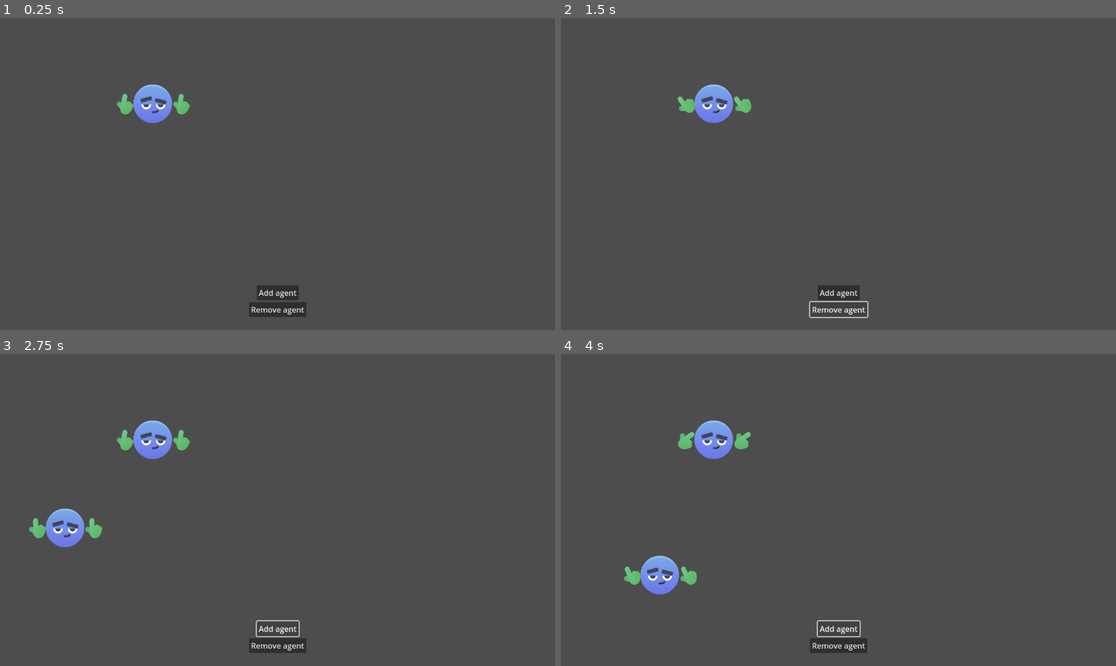
Above: before the commit, frames 1-4 (two rows, left to right).
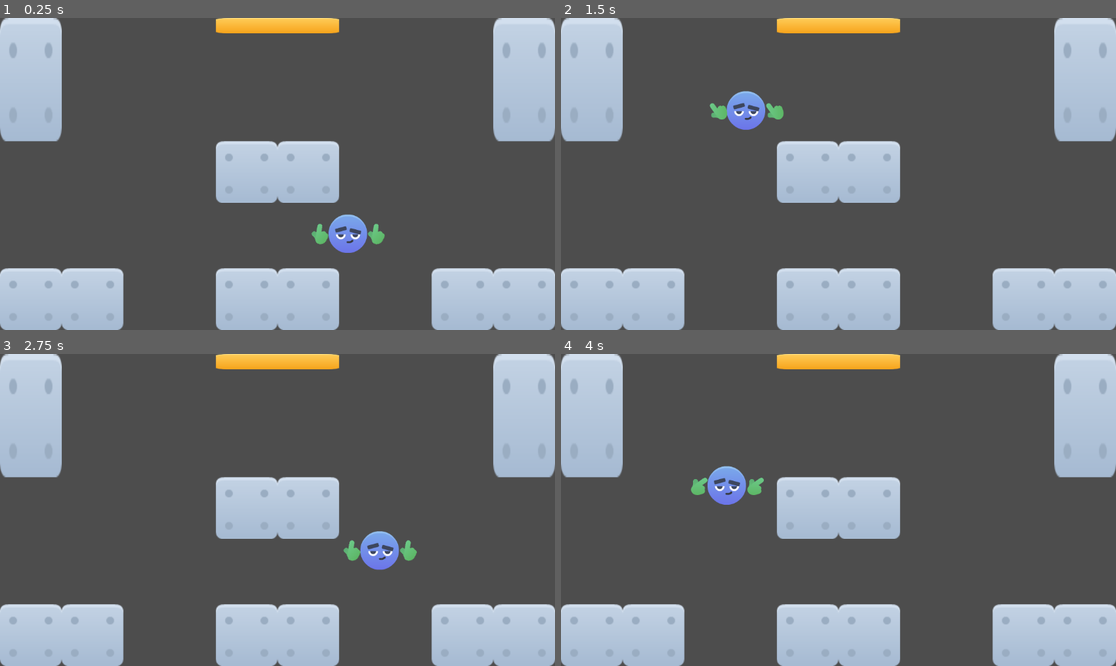
Above: after the commit, the same moments.

Repository: AndreaTerenz/masseria
Game: Godot game, scene res://Main.tscn
The game is run twice, just before and just after one commit, with the same random seed, the same clock (stepped at 60 frames per second) and the same inputs.
Inputs (mouse positions are in pixels of both pictures, inside the frame that each line leads up to):
- Up to frame 1 (0.25 s): no input
- Up to frame 2 (1.5 s): click (838, 292) at 0.5 s, where only the run before the commit has a clickable "Add agent"; click (838, 308) at 1.25 s, where only the run before the commit has a clickable "Remove agent"
- Up to frame 3 (2.75 s): click (277, 628) at 2 s, where only the run before the commit has a clickable "Add agent"
- Up to frame 4 (4 s): click (838, 644) at 2.75 s, where only the run before the commit has a clickable "Remove agent"; click (838, 628) at 3.5 s, where only the run before the commit has a clickable "Add agent"

The runs differ from the first frame. In frame 1, 29% of the frame differs, in the area x 0-100%, y 0-100%; in frame 2, 29%; in frame 3, 30%; in frame 4, 30%.

Commit message:
Basic kitchen + idle

Diff:
--- a/Main.tscn
+++ b/Main.tscn
@@ -1,54 +1,143 @@
-[gd_scene load_steps=3 format=3 uid="uid://bf72qg18hvqmp"]
+[gd_scene load_steps=7 format=3 uid="uid://y03djfecm8p4"]
 
 [ext_resource type="PackedScene" uid="uid://bi2rau283g2l6" path="res://dummy_agent.tscn" id="1_1hxmu"]
+[ext_resource type="Texture2D" uid="uid://dltdiujt2av7s" path="res://Assets/kenney_shape-characters/PNG/Default/tile_grey.png" id="2_5qmts"]
+[ext_resource type="Texture2D" uid="uid://c8fnt88ij35hb" path="res://Assets/kenney_shape-characters/PNG/Default/yellow_body_square.png" id="3_piqc7"]
 
-[sub_resource type="GDScript" id="GDScript_r02d8"]
-resource_name = "main"
-script/source = "extends Node
+[sub_resource type="GDScript" id="GDScript_i6dm0"]
+resource_name = "kitchen"
+script/source = "extends Node2D
 
-var dummy_agent_scene : PackedScene = preload(\"res://dummy_agent.tscn\")
+func _ready() -> void:
+	await get_tree().create_timer(5.0).timeout
 
-func _on_add_btn_pressed() -> void:
-	var d = dummy_agent_scene.instantiate()
-	add_child(d)
+	AgentManager.send_broadcast(&\"PISELLARE\", 69)
+"
+
+[sub_resource type="Curve2D" id="Curve2D_obaid"]
+_data = {
+"points": PackedVector2Array(0, 0, 0, 0, 384, 192, 0, 0, 0, 0, 768, 192, 0, 0, 0, 0, 832, 320, 0, 0, 0, 0, 768, 448, 0, 0, 0, 0, 384, 448, 0, 0, 0, 0, 320, 320, 0, 0, 0, 0, 384, 192)
+}
+point_count = 7
+
+[sub_resource type="GDScript" id="GDScript_rn7af"]
+resource_name = "dummy"
+script/source = "extends Agent
+
+@export var idle_speed := 500.0
+@export var path : Path2D
+
+var offset := 0.0
+var idle := true :
+	set(i):
+		idle = i
+
+		if idle:
+			var curve_p := path.to_local(global_position)
+
+			global_position = path.curve.get_closest_point(curve_p)
+			offset = path.curve.get_closest_offset(curve_p)
+		else:
+			var fridges := get_tree().get_nodes_in_group(\"Fridges\")
+
+			var min_dist := INF
+			var closest = null
+			for fridge in fridges:
+				var d : float = fridge.global_position.distance_to(global_position)
+
+				if d < min_dist:
+					min_dist = d
+					closest = fridge
+
+			global_position = closest.global_position
 
 
-func _on_remove_btn_pressed() -> void:
-	var removed = AgentManager.remove_agent()
+func _ready() -> void:
+	super()
 
-	if removed:
-		remove_child(removed)
-		removed.queue_free()
+	idle = true
+
+func _on_broadcast(id, val):
+	if id == &\"PISELLARE\":
+		idle = false
+
+func _process(delta: float) -> void:
+	if not idle:
+		return
+
+	offset += delta * idle_speed
+
+	global_position = path.to_global(path.curve.sample_baked(offset))
+
+	if offset >= path.curve.get_baked_length():
+		offset = 0.
 "
 
-[node name="Main" type="Node"]
-script = SubResource("GDScript_r02d8")
+[node name="Kitchen" type="Node2D"]
+script = SubResource("GDScript_i6dm0")
 
-[node name="DummyAgent" parent="." instance=ExtResource("1_1hxmu")]
-position = Vector2(307, 147)
+[node name="IdlePath" type="Path2D" parent="."]
+curve = SubResource("Curve2D_obaid")
 
-[node name="Control" type="VBoxContainer" parent="."]
-anchors_preset = 7
-anchor_left = 0.5
-anchor_top = 1.0
-anchor_right = 0.5
-anchor_bottom = 1.0
-offset_left = -563.5
-offset_top = -119.0
-offset_right = 563.5
-grow_horizontal = 2
-grow_vertical = 0
-alignment = 1
+[node name="DummyAgent" parent="." node_paths=PackedStringArray("path") instance=ExtResource("1_1hxmu")]
+z_index = 10
+position = Vector2(896, 424)
+scale = Vector2(1, 1)
+script = SubResource("GDScript_rn7af")
+idle_speed = 500.0
+path = NodePath("../IdlePath")
 
-[node name="AddBtn" type="Button" parent="Control"]
-layout_mode = 2
-size_flags_horizontal = 4
-text = "Add agent"
+[node name="Oven" type="Sprite2D" parent="." groups=["Ovens"]]
+position = Vector2(64, 584)
+scale = Vector2(1.6, 1.6)
+texture = ExtResource("2_5qmts")
 
-[node name="RemoveBtn" type="Button" parent="Control"]
-layout_mode = 2
-size_flags_horizontal = 4
-text = "Remove agent"
+[node name="Oven2" type="Sprite2D" parent="." groups=["Ovens"]]
+position = Vector2(192, 584)
+scale = Vector2(1.6, 1.6)
+texture = ExtResource("2_5qmts")
 
-[connection signal="pressed" from="Control/AddBtn" to="." method="_on_add_btn_pressed"]
-[connection signal="pressed" from="Control/RemoveBtn" to="." method="_on_remove_btn_pressed"]
+[node name="Oven3" type="Sprite2D" parent="." groups=["Ovens"]]
+position = Vector2(960, 584)
+scale = Vector2(1.6, 1.6)
+texture = ExtResource("2_5qmts")
+
+[node name="Oven4" type="Sprite2D" parent="." groups=["Ovens"]]
+position = Vector2(1088, 584)
+scale = Vector2(1.6, 1.6)
+texture = ExtResource("2_5qmts")
+
+[node name="Table" type="Sprite2D" parent="." groups=["Table"]]
+position = Vector2(512, 320)
+scale = Vector2(1.6, 1.6)
+texture = ExtResource("2_5qmts")
+
+[node name="Table2" type="Sprite2D" parent="." groups=["Table"]]
+position = Vector2(640, 320)
+scale = Vector2(1.6, 1.6)
+texture = ExtResource("2_5qmts")
+
+[node name="Table3" type="Sprite2D" parent="." groups=["Table"]]
+position = Vector2(512, 584)
+scale = Vector2(1.6, 1.6)
+texture = ExtResource("2_5qmts")
+
+[node name="Table4" type="Sprite2D" parent="." groups=["Table"]]
+position = Vector2(640, 584)
+scale = Vector2(1.6, 1.6)
+texture = ExtResource("2_5qmts")
+
+[node name="Fridge" type="Sprite2D" parent="." groups=["Fridges"]]
+position = Vector2(1088, 128)
+scale = Vector2(1.6, 3.2)
+texture = ExtResource("2_5qmts")
+
+[node name="DoughFridge" type="Sprite2D" parent="." groups=["Fridges"]]
+position = Vector2(64, 128)
+scale = Vector2(1.6, 3.2)
+texture = ExtResource("2_5qmts")
+
+[node name="Exit" type="Sprite2D" parent="."]
+position = Vector2(576, 16)
+scale = Vector2(3.2, 0.4)
+texture = ExtResource("3_piqc7")
--- a/Script/Agent.gd
+++ b/Script/Agent.gd
@@ -4,27 +4,31 @@
 var agent_id : StringName = &"default"
 var possible_actions = [1, 1, 0, 0]
 
-var left_tween: Tween
-var right_tween: Tween
-
 
 func _ready() -> void:
 	add_to_group(&"Agents")
 
-	position.x = randf_range(100., 500.)
-	position.y = randf_range(100., 500.)
+	# position.x = randf_range(100., 500.)
+	# position.y = randf_range(100., 500.)
 	possible_actions.shuffle()
 
 	AgentManager.add_agent(self)
+	AgentManager.broadcast.connect(func(id: StringName, data: Variant):
+		print("Agent %s received broadcast '%s'" % [agent_id, id])
+		_on_broadcast(id, data)
+	)
 
-	left_tween = create_tween().set_loops()
+	var left_tween := create_tween().set_loops()
 	left_tween.tween_property($LeftHand, "rotation_degrees", -90, 0.5).from(0)
 	left_tween.tween_property($LeftHand, "rotation_degrees", 0, 0.5).from(-90)
 
-	right_tween = create_tween().set_loops()
+	var right_tween := create_tween().set_loops()
 	right_tween.tween_property($RightHand, "rotation_degrees", -90, 0.5).from(0)
 	right_tween.tween_property($RightHand, "rotation_degrees", 0, 0.5).from(-90)
 
 
 func get_possible_actions():
 	return [possible_actions.find(1), possible_actions.rfind(1)]
+
+func _on_broadcast(id: StringName, data: Variant):
+	pass
--- a/Script/AgentManager.gd
+++ b/Script/AgentManager.gd
@@ -2,6 +2,7 @@
 
 signal new_agent(a: Agent)
 signal agent_removed(a: Agent)
+signal broadcast(id: StringName, data: Variant)
 
 var agents_created = 0
 enum {ACTION_DOUGH, ACTION_TOPPING, ACTION_COOK, ACTION_SERVE}
@@ -46,6 +47,9 @@
 
 	return removed
 
+func send_broadcast(signal_id: StringName, signal_data = null):
+	broadcast.emit(signal_id, signal_data)
+
 # Deprecated
 func generate_agent_id():
 	const ID_ALPHABET := "abcdefghijklmnopqrstuvwxyz0123456789ABCDEFGHIJKLMNOPQRSTUVWXYZ"
--- /dev/null
+++ b/SpawnTest.tscn
@@ -0,0 +1,54 @@
+[gd_scene load_steps=3 format=3 uid="uid://bf72qg18hvqmp"]
+
+[ext_resource type="PackedScene" uid="uid://bi2rau283g2l6" path="res://dummy_agent.tscn" id="1_nen6w"]
+
+[sub_resource type="GDScript" id="GDScript_r02d8"]
+resource_name = "main"
+script/source = "extends Node
+
+var dummy_agent_scene : PackedScene = preload(\"res://dummy_agent.tscn\")
+
+func _on_add_btn_pressed() -> void:
+	var d = dummy_agent_scene.instantiate()
+	add_child(d)
+
+
+func _on_remove_btn_pressed() -> void:
+	var removed = AgentManager.remove_agent()
+
+	if removed:
+		remove_child(removed)
+		removed.queue_free()
+"
+
+[node name="SpawnTest" type="Node"]
+script = SubResource("GDScript_r02d8")
+
+[node name="DummyAgent" parent="." instance=ExtResource("1_nen6w")]
+position = Vector2(307, 147)
+
+[node name="Control" type="VBoxContainer" parent="."]
+anchors_preset = 7
+anchor_left = 0.5
+anchor_top = 1.0
+anchor_right = 0.5
+anchor_bottom = 1.0
+offset_left = -563.5
+offset_top = -119.0
+offset_right = 563.5
+grow_horizontal = 2
+grow_vertical = 0
+alignment = 1
+
+[node name="AddBtn" type="Button" parent="Control"]
+layout_mode = 2
+size_flags_horizontal = 4
+text = "Add agent"
+
+[node name="RemoveBtn" type="Button" parent="Control"]
+layout_mode = 2
+size_flags_horizontal = 4
+text = "Remove agent"
+
+[connection signal="pressed" from="Control/AddBtn" to="." method="_on_add_btn_pressed"]
+[connection signal="pressed" from="Control/RemoveBtn" to="." method="_on_remove_btn_pressed"]
--- a/dummy_agent.tscn
+++ b/dummy_agent.tscn
@@ -7,6 +7,7 @@
 
 [node name="DummyAgent" type="Sprite2D"]
 texture_filter = 1
+scale = Vector2(0.5, 0.5)
 texture = ExtResource("1_6xupl")
 script = ExtResource("2_u83cq")
 
